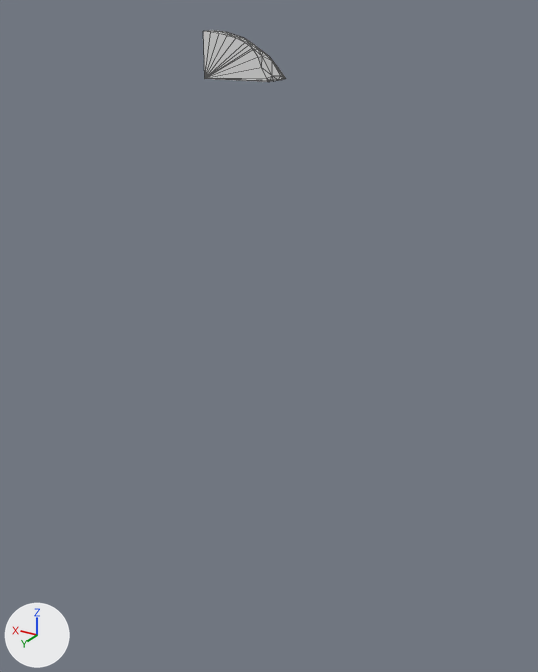
One commit to the glTF model assets/terrain/surface_pieces/surf_34_4.glb: the scene before it, then after it.
Both versions are drawn from a camera (50 mm lens) standing at (41.7, 122.6, 7.9) and looking at (63.0, 87.0, -9.8). Every picture has the same lights, and +X, +Y and +Z are marked at lower left. The older version comes first. Mesh edges are drawn as thin lines. Where no turn or scale is listed for an object, it has been applied to the vertices.

Names of what the first picture shows: 'geometry_0'.
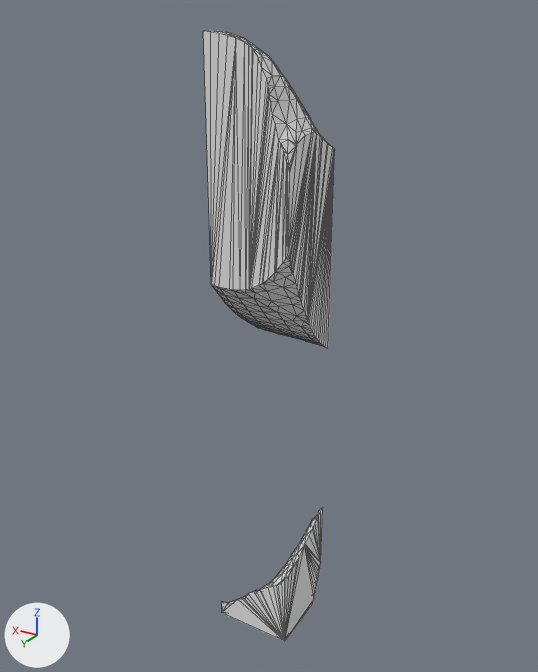
Changed parts and their boxes [x1, y1, x2, y2] in the pictures (538 x 672 px):
```json
{"object": "geometry_0", "change": "reshaped", "before": [203, 30, 285, 82], "after": [203, 30, 335, 641], "on screen": "60% wider, 1055% taller"}
{"part": 1, "of": "me_geometry_0", "change": "added", "after": [222, 507, 323, 641]}
{"part": 2, "of": "me_geometry_0", "change": "built on", "before": [204, 32, 285, 82], "after": [204, 32, 335, 348]}
```

Edits to the scene script, one JSON object a line:
```json
{"block": "me_geometry_0", "where": "# used by ob_geometry_0; location = (0.0, 0.0, 0.0)"}
{"op": "remove", "block": "me_geometry_0", "code": "me_geometry_0.from_pydata(...)  # 80 vertices, 156 faces; spans x 61.25..65.0, y 85.0..90.0, z 5.0..7.26"}
{"op": "add", "block": "me_geometry_0", "code": "me_geometry_0.from_pydata(...)  # 435 vertices, 862 faces; spans x 60.0..65.0, y 85.0..90.0, z -30.0..7.26"}
{"block": "me_geometry_0", "change": "me_geometry_0 part 1: a new loose piece of 149 vertices spanning x 60.0..65.0, y 85.0..90.0, z -30.0..-22.44"}
{"block": "me_geometry_0", "change": "me_geometry_0 part 2"}
{"block": "me_geometry_0", "change": "16 vertices are removed from x 61.25..65.0, y 85.0..90.0, z 5.0"}
{"block": "me_geometry_0", "change": "67 faces are deleted"}
{"block": "me_geometry_0", "change": "2 vertices move from x 61.28..62.32, y 86.63..89.82, z 5.0 to x 61.26..61.96, y 86.82..90.0, z 4.79..4.86"}
{"block": "me_geometry_0", "change": "222 vertices are added at x 60.0..65.0, y 85.0..90.0, z -10.75..4.88"}
{"block": "me_geometry_0", "change": "479 new faces join them"}
```
